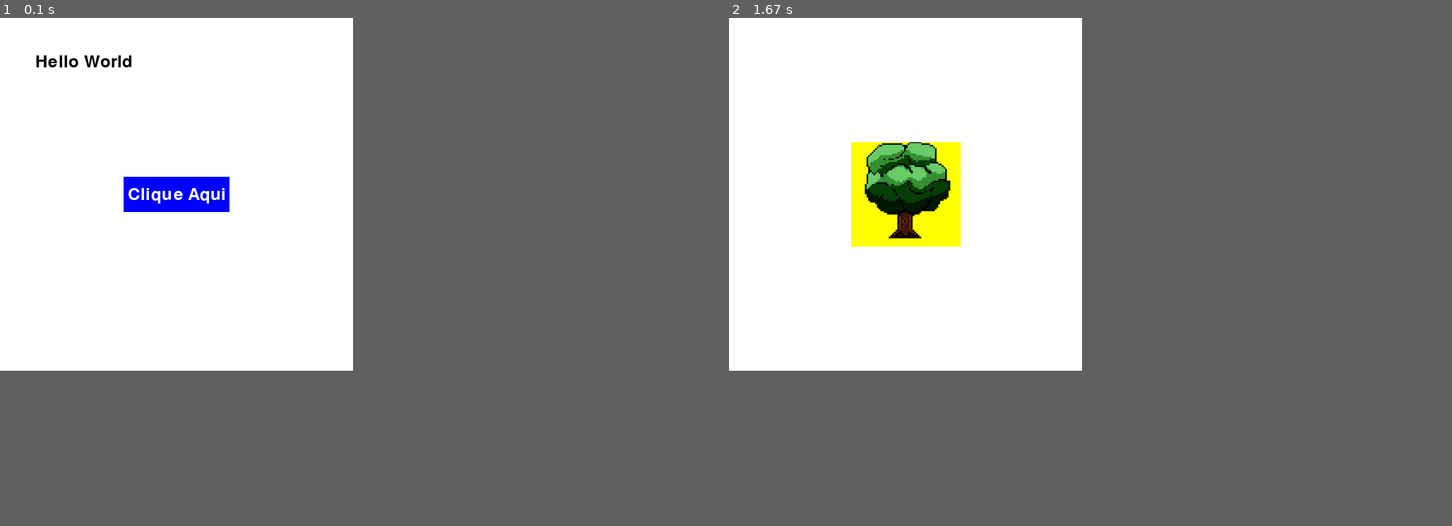
Above: before the commit, frames 1-2 (left to right).
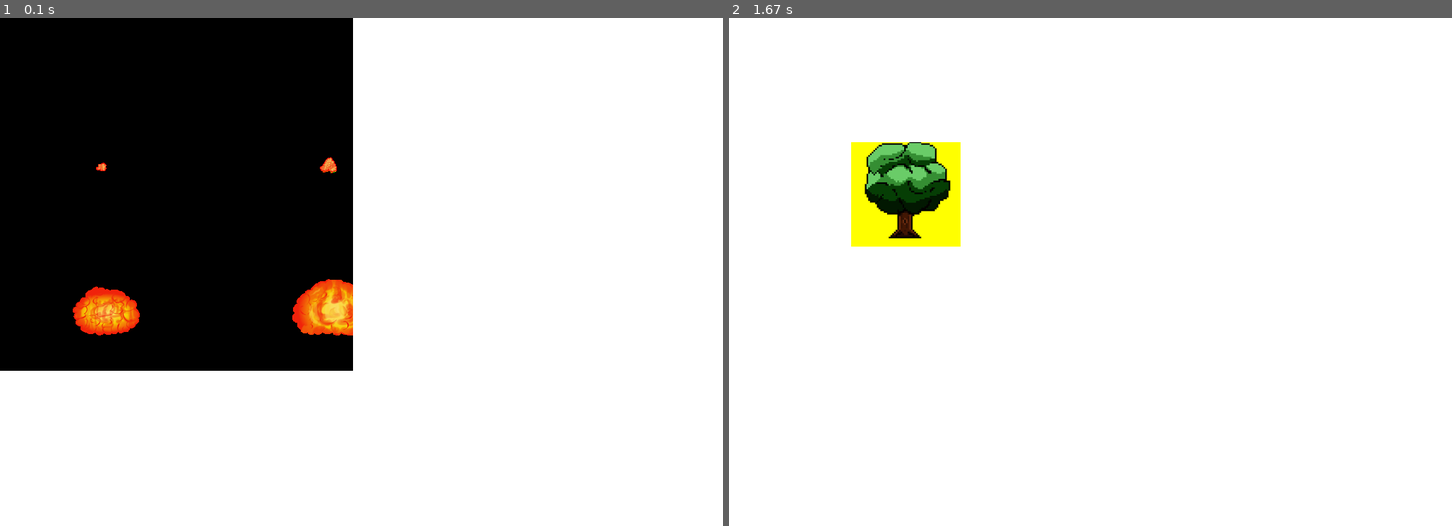
Above: after the commit, the same moments.

Repository: Thetheu15/ProjetoFinalEngAmbiental
Game: pygame game, started from PyGame/main.py
Two runs of this game, one before a commit and one after it. Both use one fixed random seed, a clock stepped at 60 frames per second and the inputs below.
Inputs (mouse positions are in pixels of both pictures, inside the frame that each line leads up to):
- Up to frame 1 (0.1 s): no input
- Up to frame 2 (1.67 s): click (902, 195) at 0.38 s, where only the run before the commit has a clickable "Clique Aqui"
The window is 500x500 before the commit and 1024x720 after it. Grey fills any space a smaller window leaves; there, only what the larger window draws over its background counts as a difference.

The runs differ from the first frame. In frame 1, 34% of the frame differs, in the area x 0-49%, y 0-70%; in frame 2, only the window size differs.

Commit message:
caminho para implementar animação

Diff:
--- /dev/null
+++ b/PyGame/Elements/Animation.py
@@ -0,0 +1,33 @@
+import pygame
+
+class SpriteSheet:
+    def __init__(self, image_path, frame_width, frame_height, columns, rows, animation_speed=100, position=(0, 0)):
+        self.spritesheet = pygame.image.load(image_path).convert_alpha()
+        self.frame_width = frame_width
+        self.frame_height = frame_height
+        self.columns = columns
+        self.rows = rows
+        self.num_frames = columns * rows
+        self.frames = []
+        self.current_frame = 0
+        self.animation_speed = animation_speed
+        self.counter = 0
+        self.position = position
+
+        for row in range(rows):
+            for col in range(columns):
+                x = col * frame_width
+                y = row * frame_height
+                self.frames.append(self.spritesheet.subsurface(pygame.Rect(x, y, frame_width, frame_height)))
+
+    def update(self, dt):
+        self.counter += dt
+        if self.counter >= self.animation_speed:
+            self.counter = 0
+            self.current_frame = (self.current_frame + 1) % self.num_frames
+
+    def draw(self, screen):
+        screen.blit(self.frames[self.current_frame], self.position)
+
+    def set_position(self, x, y):
+        self.position = (x, y)
--- a/PyGame/Elements/Image.py
+++ b/PyGame/Elements/Image.py
@@ -1,13 +1,32 @@
 import pygame
+IMAGE_HEIGHT = 0
+IMAGE_WIDTH  = 0
 
 class Image:
     def __init__(self, image_path, position):
+        global IMAGE_HEIGHT, IMAGE_WIDTH
+
         self.image_path = image_path
         self.image      = pygame.image.load(image_path).convert()
         self.rect       = self.image.get_rect(topleft=position)
 
-    def draw(self, screen):
-        screen.blit(self.image, self.rect)
+        IMAGE_HEIGHT = self.image.get_height()
+        IMAGE_WIDTH = self.image.get_width()
+
+    def draw(self, screen, slice=None):
+        global IMAGE_HEIGHT, IMAGE_WIDTH
+
+        if slice == None:
+            screen.blit(self.image, self.rect, (0,0, IMAGE_WIDTH, IMAGE_HEIGHT))
+        else:
+            screen.blit(self.image, self.rect, slice)
+
+
+    # def image_at(self, rectangle, colorkey = None):
+    #     "Loads image from x,y,x+offset,y+offset"
+    #     rect = pygame.Rect(rectangle)
+    #     image = pygame.Surface(rect.size).convert()
+    #     image.blit(self.sheet, (0, 0), rect)
 
     def update_position(self, new_position):
         self.rect.topleft = new_position
--- a/PyGame/gameMainScreens/TitleScreen.py
+++ b/PyGame/gameMainScreens/TitleScreen.py
@@ -2,20 +2,25 @@
 from Elements.Screen import RootScreen
 from Elements.Text   import Text
 from Elements.Audio  import Audio
+from Elements.Image  import Image
 
 class TitleScreen:
     def __init__(self, width=500, height=500, background_color=(255,255,255)):
         self.screen = RootScreen(width, height, background_color)
         self.button = Button((175, 225), 150, 50, "Clique Aqui")
         self.title  = Text((50,50), "Hello World")
+        self.image  = Image("Sprites/sprite1.png", (0,0))
         self.music  = Audio("Audios/music.mp3")
 
         self.music.play()
 
+
     def draw(self):
         self.screen.draw_background()
-        self.button.draw(self.screen.screen)
-        self.title.draw(self.screen.screen)
+        self.image.draw(self.screen.screen, (0,0,500,500))
+        # self.button.draw(self.screen.screen)
+        # self.title.draw(self.screen.screen)
+
 
     def handle_event(self, event):
         if self.button.is_clicked(event):
--- a/PyGame/main.py
+++ b/PyGame/main.py
@@ -7,7 +7,7 @@
 pygame.init()
 
 mapScreen   = MainMapScreen()
-titleScreen = TitleScreen()
+titleScreen = TitleScreen(1024,720)
 
 is_title = True
 
--- /dev/null
+++ b/PyGame/test.py
@@ -0,0 +1,103 @@
+import pygame
+
+class Screen:
+    def __init__(self, width, height, background_color):
+        self.width = width
+        self.height = height
+        self.background_color = background_color
+        self.screen = pygame.display.set_mode((width, height))
+        pygame.display.set_caption("Jogo 2D")
+
+    def draw_background(self):
+        self.screen.fill(self.background_color)
+
+class Button:
+    def __init__(self, x, y, width, height, text, font_size=36, color=(0, 0, 255), hover_color=(0, 0, 180), text_color=(255, 255, 255)):
+        self.rect = pygame.Rect(x, y, width, height)
+        self.color = color
+        self.hover_color = hover_color
+        self.text = text
+        self.text_color = text_color
+        self.font = pygame.font.Font(None, font_size)
+        self.text_surface = self.font.render(text, True, text_color)
+        self.text_rect = self.text_surface.get_rect(center=self.rect.center)
+
+    def draw(self, screen):
+        mouse_pos = pygame.mouse.get_pos()
+        color = self.hover_color if self.rect.collidepoint(mouse_pos) else self.color
+        pygame.draw.rect(screen, color, self.rect)
+        screen.blit(self.text_surface, self.text_rect)
+
+    def is_clicked(self, event):
+        return event.type == pygame.MOUSEBUTTONDOWN and self.rect.collidepoint(event.pos)
+
+class SpriteSheet:
+    def __init__(self, image_path, frame_width, frame_height, columns, rows, animation_speed=100, position=(0, 0)):
+        self.spritesheet = pygame.image.load(image_path).convert_alpha()
+        self.frame_width = frame_width
+        self.frame_height = frame_height
+        self.columns = columns
+        self.rows = rows
+        self.num_frames = columns * rows
+        self.frames = []
+        self.current_frame = 0
+        self.animation_speed = animation_speed
+        self.counter = 0
+        self.position = position
+
+        for row in range(rows):
+            for col in range(columns):
+                x = col * frame_width
+                y = row * frame_height
+                self.frames.append(self.spritesheet.subsurface(pygame.Rect(x, y, frame_width, frame_height)))
+
+    def update(self, dt):
+        self.counter += dt
+        if self.counter >= self.animation_speed:
+            self.counter = 0
+            self.current_frame = (self.current_frame + 1) % self.num_frames
+
+    def draw(self, screen):
+        screen.blit(self.frames[self.current_frame], self.position)
+
+    def set_position(self, x, y):
+        self.position = (x, y)
+
+class GameScreen:
+    def __init__(self, width, height, background_color, sprite_sheet_path):
+        self.screen = Screen(width, height, background_color)
+        self.button = Button(175, 225, 150, 50, "Clique Aqui")
+        self.sprite = SpriteSheet(sprite_sheet_path, 300, 300, 4, 4, animation_speed=80, position=(500, 500))
+
+    def draw(self):
+        self.screen.draw_background()
+        self.button.draw(self.screen.screen)
+        self.sprite.draw(self.screen.screen)
+
+    def update(self, dt):
+        self.sprite.update(dt)
+
+    def handle_event(self, event):
+        if self.button.is_clicked(event):
+            print("Botão clicado!")
+
+# Inicializa o Pygame
+pygame.init()
+clock = pygame.time.Clock()
+
+game_screen = GameScreen(1000, 1000, (255, 255, 255), "Sprites/sprite1.png")  # Substitua pelo caminho correto
+
+running = True
+while running:
+    dt = clock.tick(60)  # Controla a taxa de quadros e obtém o tempo decorrido
+    game_screen.draw()
+    game_screen.update(dt)
+
+    for event in pygame.event.get():
+        if event.type == pygame.QUIT:
+            running = False
+        game_screen.handle_event(event)
+
+    pygame.display.flip()
+
+pygame.quit()
Binary file added: PyGame/Sprites/sprite.png
Binary file added: PyGame/Sprites/sprite1.png
